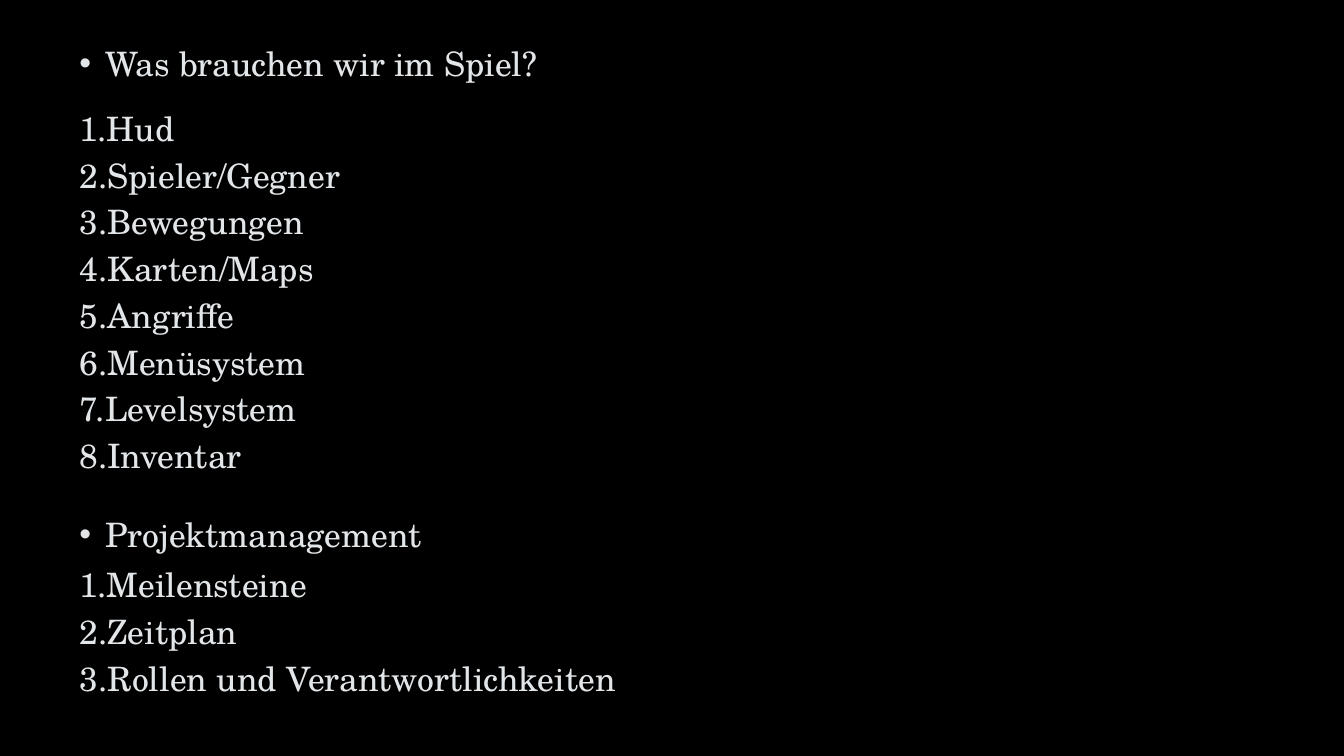
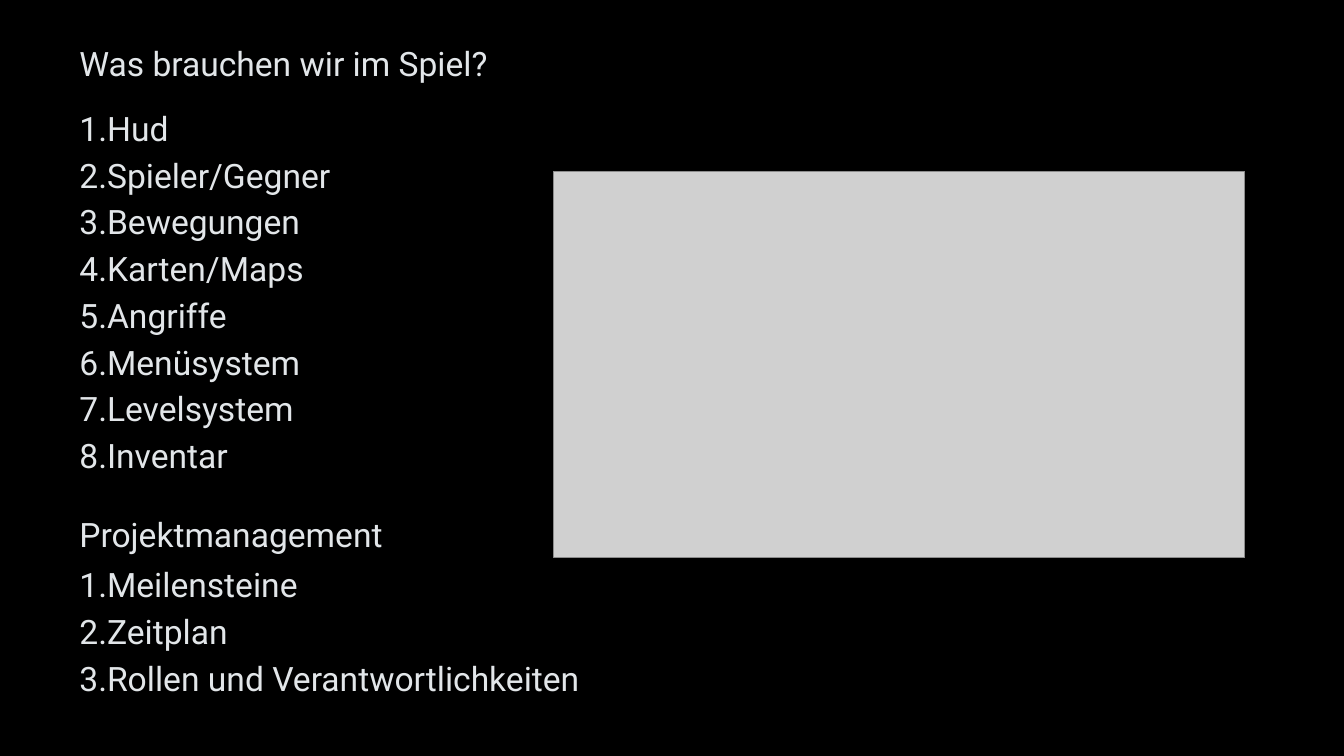
Before and after one commit to Spec06/Top-down-zombie-shooter, a slide deck: slide 5 of Präsi/Top-Down-Game.pptx (slide 3 before the commit). Drawn at 1344x756 pixels with LibreOffice and Linux fonts; fonts in the diff are those of the drawing; grey boxes stand for pictures. Boxes give left, top, right and bottom in pixels: in the first picture for what was removed or moved away, otherwise in the second. Text is boxed around its words. In the diff, an @@ line names an element or a change of style, - is before the commit and + after.

```diff
--- a/Präsi/Top-Down-Game.pptx
+++ b/Präsi/Top-Down-Game.pptx
@@ text "Was brauchen wir im Spiel?" at (79,50,488,83): font TeX Gyre Schola to Roboto; bullet • to none @@
@@ text "Hud" at (79,115,330,469): font TeX Gyre Schola to Roboto @@
@@ picture added at (554,171,1245,558) @@
@@ text "Projektmanagement" at (79,521,382,554): font TeX Gyre Schola to Roboto; bullet • to none @@
@@ text "Meilensteine" at (79,571,579,692): font TeX Gyre Schola to Roboto @@
```
Also in this commit, not shown: 5 other slides changed, 2 slides added.
